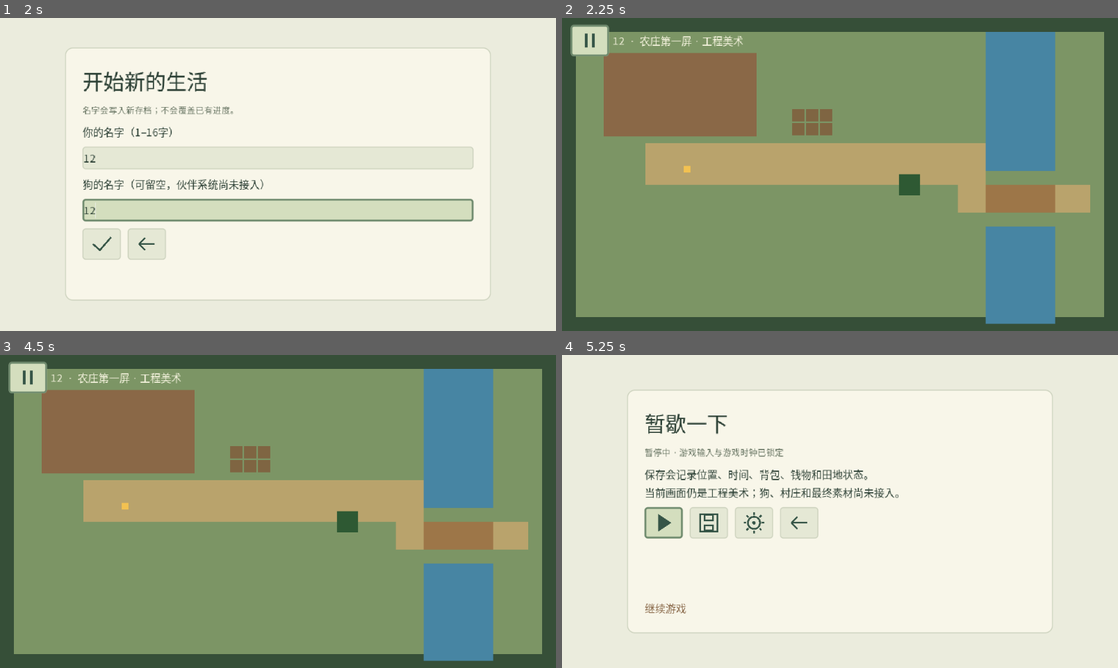
Above: before the commit, frames 1-4 (two rows, left to right).
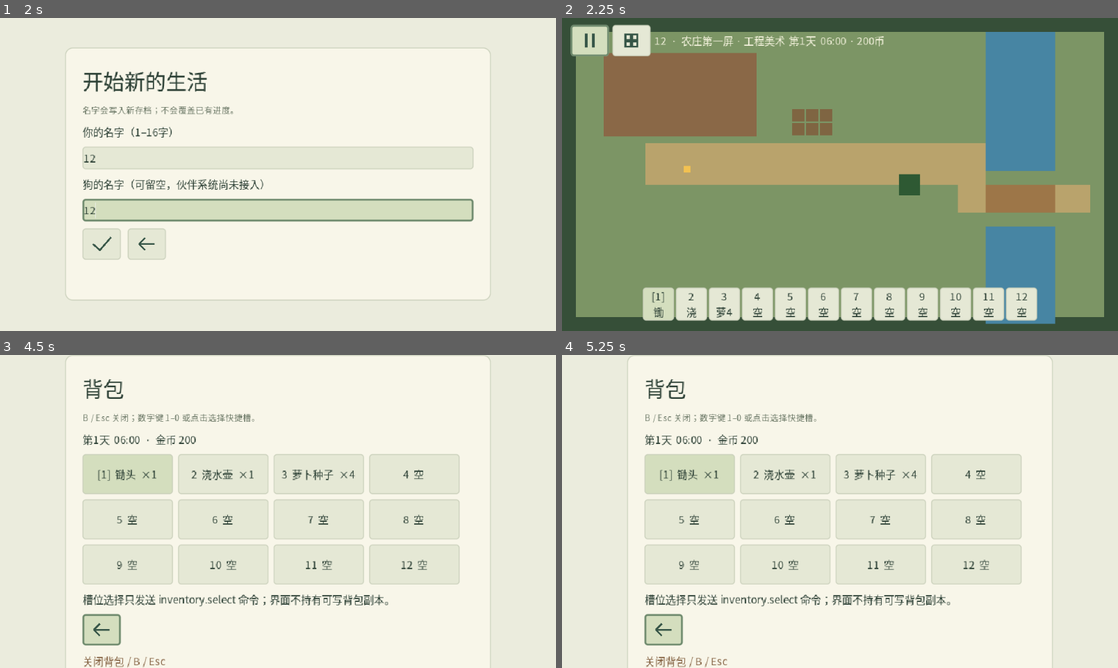
Above: after the commit, the same moments.

Repository: natefox2017/qingfeng
Game: Godot game, scene res://app/main.tscn
Two runs of this game, one before a commit and one after it. Both use one fixed random seed, a clock stepped at 60 frames per second and the inputs below.
Inputs (mouse positions are in pixels of both pictures, inside the frame that each line leads up to; where the layout moved, square brackets give the same spot in the first picture):
- Up to frame 1 (2 s): click (144, 187) at 0.52 s; click (278, 158) at 1.27 s; type "12" at 1.35 s; click (278, 208) at 1.5 s; type "12" at 1.58 s
- Up to frame 2 (2.25 s): click (662, 243) at 2.02 s
- Up to frame 3 (4.5 s): click (27, 376) at 2.77 s; click (100, 524) at 3.52 s; click (66, 376) at 4.27 s
- Up to frame 4 (5.25 s): click (689, 473) [589, 376] at 5 s

Frame 1 is identical in both runs. In frame 2, 8.5% of the frame differs, in the area x 9-86%, y 2-97%; in frame 3, 100%, in the area x 0-100%, y 0-100%; in frame 4, 9.5%.

Commit message:
Bind live HUD quickbar and backpack to GameplaySession (#28)
* Add item display names to content version

* Validate item display names in content catalog

* Expose item display metadata in gameplay projection

* Add backpack and quick-slot input actions

* Wire backpack and quick-slot UI intents to gameplay commands

* Render live HUD quickbar and backpack from projection

* Add native inventory action glyph

* Test live quickbar backpack and keyboard selection

Diff:
--- a/game/app/gameplay_session.gd
+++ b/game/app/gameplay_session.gd
@@ -118,9 +118,21 @@
 			"is_paused":clock.is_paused()
 		},
 		"inventory":inventory.projection(),
+		"items":_item_projection(),
 		"wallet":wallet.projection(),
 		"farm":farm.projection()
 	}
+
+func _item_projection() -> Dictionary:
+	var result: Dictionary = {}
+	for item_id: Variant in content.items:
+		var item: Dictionary = content.items[item_id]
+		result[String(item_id)] = {
+			"display_name":String(item.display_name),
+			"buy_price":int(item.buy_price),
+			"sell_price":int(item.sell_price)
+		}
+	return result
 
 func snapshot() -> Dictionary:
 	if not is_configured():
--- a/game/app/main.gd
+++ b/game/app/main.gd
@@ -14,7 +14,8 @@
 const FARM_ROOM := "res://world/farm_first_screen.tscn"
 const DEFAULT_ROOM := LEGACY_ROOM
 const MOVEMENT_ACTIONS := [&"move_left", &"move_right", &"move_up", &"move_down"]
-const GAMEPLAY_PAUSE_OWNERS := [&"pause_menu", &"focus"]
+const GAMEPLAY_PAUSE_OWNERS := [&"pause_menu", &"inventory", &"focus"]
+const QUICK_SLOT_ACTIONS := [&"select_slot_1",&"select_slot_2",&"select_slot_3",&"select_slot_4",&"select_slot_5",&"select_slot_6",&"select_slot_7",&"select_slot_8",&"select_slot_9",&"select_slot_0"]
 
 enum State { TITLE, LOADING, WORLD }
 
@@ -38,6 +39,7 @@
 var _focus_action := ""
 var _names := {"player_name":"", "dog_name":""}
 var _import_envelope: Dictionary = {}
+var _ui_command_serial: int = 0
 
 @onready var view: Control = $Interface/Screen
 
@@ -215,6 +217,7 @@
 		room.queue_free()
 	room = null
 	locks.set_locked(&"pause_menu", false)
+	locks.set_locked(&"inventory", false)
 	_clear_movement()
 	_update_interface()
 
@@ -239,10 +242,25 @@
 		set_application_focused(true)
 
 func _unhandled_key_input(event: InputEvent) -> void:
-	if event.is_echo() or not event.is_action_pressed("pause_menu"):
+	if event.is_echo():
+		return
+	if event.is_action_pressed("inventory_menu"):
+		if state == State.WORLD and gameplay_session != null and not locks.has_owner(&"pause_menu") and not locks.has_owner(&"focus"):
+			set_inventory_menu(not locks.has_owner(&"inventory"))
+			get_viewport().set_input_as_handled()
+		return
+	if state == State.WORLD and gameplay_session != null and not locks.has_owner(&"pause_menu") and not locks.has_owner(&"focus"):
+		for index in range(QUICK_SLOT_ACTIONS.size()):
+			if event.is_action_pressed(QUICK_SLOT_ACTIONS[index]):
+				_select_inventory_slot(index)
+				get_viewport().set_input_as_handled()
+				return
+	if not event.is_action_pressed("pause_menu"):
 		return
 	if view.file_dialog.visible:
 		view.file_dialog.hide()
+	elif locks.has_owner(&"inventory"):
+		set_inventory_menu(false)
 	elif _page == "display_confirm":
 		_on_action("revert_settings",{})
 	elif _page == "settings":
@@ -255,6 +273,34 @@
 		_on_action("back",{})
 	get_viewport().set_input_as_handled()
 
+func set_inventory_menu(enabled: bool) -> void:
+	if state != State.WORLD or gameplay_session == null or not gameplay_session.is_configured():
+		return
+	locks.set_locked(&"inventory",enabled)
+	_page = "inventory" if enabled else "title"
+	_update_interface()
+
+func _select_inventory_slot(slot_index: int) -> void:
+	if state != State.WORLD or gameplay_session == null or not gameplay_session.is_configured():
+		return
+	var projection: Dictionary = gameplay_session.projection()
+	if not projection.ok or slot_index < 0 or slot_index >= int(projection.inventory.capacity):
+		return
+	_ui_command_serial += 1
+	var command := {
+		"protocol_version":1,
+		"command_id":"ui.select.%d" % _ui_command_serial,
+		"session_id":str(active_snapshot.get("session_id","")),
+		"actor_id":"actor.player",
+		"action":"inventory.select",
+		"expected_revision":int(projection.inventory.revision),
+		"payload":{"slot_index":slot_index}
+	}
+	var result: Dictionary = gameplay_session.execute(command)
+	if not result.ok:
+		last_error = "无法选择物品栏："+result.error_code
+	_update_interface()
+
 func _apply_input() -> void:
 	var enabled: bool = state == State.WORLD and not locks.is_locked()
 	_clear_movement()
@@ -281,8 +327,13 @@
 	var page := _page
 	if state == State.LOADING:
 		page = "loading"
-	elif state == State.WORLD and _page not in ["settings","display_confirm"]:
-		page = "pause" if locks.has_owner(&"pause_menu") else "world"
+	elif state == State.WORLD:
+		if _page in ["settings","display_confirm"]:
+			page = _page
+		elif locks.has_owner(&"inventory"):
+			page = "inventory"
+		else:
+			page = "pause" if locks.has_owner(&"pause_menu") else "world"
 	var has_gameplay: bool = gameplay_session != null and gameplay_session.is_configured()
 	var context := {
 		"error":last_error,
@@ -338,7 +389,7 @@
 		return
 	if action in ["confirm_settings","revert_settings"] and _page != "display_confirm":
 		return
-	if action in ["pause","resume","save","save_return"] and state != State.WORLD:
+	if action in ["pause","resume","save","save_return","inventory","close_inventory","select_slot"] and state != State.WORLD:
 		return
 	if state == State.LOADING and action not in ["cancel_load","quit"]:
 		return
@@ -442,6 +493,12 @@
 					_focus_action = "load"
 		"cancel_load":
 			return_to_title()
+		"inventory":
+			set_inventory_menu(true)
+		"close_inventory":
+			set_inventory_menu(false)
+		"select_slot":
+			_select_inventory_slot(int(payload.get("slot_index",-1)))
 		"pause":
 			set_pause_menu(true)
 		"resume":
@@ -464,6 +521,8 @@
 func _close_requested() -> void:
 	if state == State.WORLD:
 		settings.revert()
+		if locks.has_owner(&"inventory"):
+			locks.set_locked(&"inventory",false)
 		_page = "title"
 		set_pause_menu(true)
 		last_error = "请保存并返回标题后退出，以免丢失未保存的进度。"
--- a/game/content/content_catalog.gd
+++ b/game/content/content_catalog.gd
@@ -63,9 +63,11 @@
 		if not (item_id is String) or not String(item_id).begins_with("item."):
 			return false
 		var item: Variant = data.items[item_id]
-		if not _exact_keys(item, ["stack_limit","buy_price","sell_price"]):
+		if not _exact_keys(item, ["stack_limit","buy_price","sell_price","display_name"]):
 			return false
 		if not _positive_int(item.stack_limit) or not _nonnegative_int(item.buy_price) or not _nonnegative_int(item.sell_price):
+			return false
+		if not (item.display_name is String) or item.display_name.is_empty() or item.display_name.length() > 24:
 			return false
 	if not (data.crops is Dictionary) or data.crops.is_empty():
 		return false
--- a/game/content/first_playable_v1.json
+++ b/game/content/first_playable_v1.json
@@ -18,22 +18,26 @@
     "item.hoe": {
       "stack_limit": 1,
       "buy_price": 0,
-      "sell_price": 0
+      "sell_price": 0,
+      "display_name": "锄头"
     },
     "item.watering_can": {
       "stack_limit": 1,
       "buy_price": 0,
-      "sell_price": 0
+      "sell_price": 0,
+      "display_name": "浇水壶"
     },
     "item.radish_seed": {
       "stack_limit": 99,
       "buy_price": 20,
-      "sell_price": 0
+      "sell_price": 0,
+      "display_name": "萝卜种子"
     },
     "item.radish": {
       "stack_limit": 99,
       "buy_price": 0,
-      "sell_price": 35
+      "sell_price": 35,
+      "display_name": "萝卜"
     }
   },
   "crops": {
@@ -46,9 +50,18 @@
   },
   "new_game": {
     "initial_items": [
-      {"item_id": "item.hoe", "quantity": 1},
-      {"item_id": "item.watering_can", "quantity": 1},
-      {"item_id": "item.radish_seed", "quantity": 4}
+      {
+        "item_id": "item.hoe",
+        "quantity": 1
+      },
+      {
+        "item_id": "item.watering_can",
+        "quantity": 1
+      },
+      {
+        "item_id": "item.radish_seed",
+        "quantity": 4
+      }
     ]
   }
 }
--- a/game/project.godot
+++ b/game/project.godot
@@ -27,3 +27,14 @@
 move_up={"deadzone":0.2,"events":[Object(InputEventKey,"physical_keycode":87),Object(InputEventKey,"physical_keycode":4194320)]}
 move_down={"deadzone":0.2,"events":[Object(InputEventKey,"physical_keycode":83),Object(InputEventKey,"physical_keycode":4194322)]}
 pause_menu={"deadzone":0.2,"events":[Object(InputEventKey,"physical_keycode":4194305)]}
+inventory_menu={"deadzone":0.2,"events":[Object(InputEventKey,"physical_keycode":66)]}
+select_slot_1={"deadzone":0.2,"events":[Object(InputEventKey,"physical_keycode":49)]}
+select_slot_2={"deadzone":0.2,"events":[Object(InputEventKey,"physical_keycode":50)]}
+select_slot_3={"deadzone":0.2,"events":[Object(InputEventKey,"physical_keycode":51)]}
+select_slot_4={"deadzone":0.2,"events":[Object(InputEventKey,"physical_keycode":52)]}
+select_slot_5={"deadzone":0.2,"events":[Object(InputEventKey,"physical_keycode":53)]}
+select_slot_6={"deadzone":0.2,"events":[Object(InputEventKey,"physical_keycode":54)]}
+select_slot_7={"deadzone":0.2,"events":[Object(InputEventKey,"physical_keycode":55)]}
+select_slot_8={"deadzone":0.2,"events":[Object(InputEventKey,"physical_keycode":56)]}
+select_slot_9={"deadzone":0.2,"events":[Object(InputEventKey,"physical_keycode":57)]}
+select_slot_0={"deadzone":0.2,"events":[Object(InputEventKey,"physical_keycode":48)]}
--- a/game/tests/entry_pages_test.gd
+++ b/game/tests/entry_pages_test.gd
@@ -119,6 +119,22 @@
 	var initial_save:Dictionary=app.store.read_save(app.active_save_id)
 	check(initial_save.ok and int(initial_save.envelope.schema_version)==2 and initial_save.envelope.snapshot.gameplay.inventory.slots.size()==12,"new game persists full gameplay schema")
 	check(app.gameplay_session.inventory.quantity_of("item.radish_seed")==4 and app.gameplay_session.wallet.money==200,"new game uses authoritative content-version inventory and wallet")
+	check(app.view.quickbar != null and app.view.quickbar.get_child_count()==12 and app.view.buttons.has("inventory"),"world HUD renders twelve live quick slots and backpack action")
+	check(app.view.wallet_label != null and app.view.wallet_label.text.contains("200"),"world HUD projects authoritative wallet value")
+	check(app.gameplay_session.projection().items["item.hoe"].display_name=="锄头","item display name comes from content-version projection")
+	app._on_action("select_slot",{"slot_index":2})
+	check(app.gameplay_session.inventory.selected_slot_index==2 and app.view.quickbar.get_child(2).text.begins_with("[3]"),"click intent selects slot through inventory command and rerenders selection")
+	var b_key:=InputEventKey.new();b_key.physical_keycode=KEY_B;b_key.pressed=true
+	check(InputMap.event_is_action(b_key,"inventory_menu"),"B is mapped to backpack input")
+	app._unhandled_key_input(b_key)
+	check(app.locks.has_owner(&"inventory") and app.gameplay_session.clock.is_paused() and app.view.title.text=="背包","B opens backpack and owns input/clock pause")
+	var two_key:=InputEventKey.new();two_key.physical_keycode=KEY_2;two_key.pressed=true
+	check(InputMap.event_is_action(two_key,"select_slot_2"),"number key is mapped to quick-slot selection")
+	app._unhandled_key_input(two_key)
+	check(app.gameplay_session.inventory.selected_slot_index==1 and app.locks.has_owner(&"inventory"),"number selection uses command while backpack remains topmost")
+	var escape_inventory:=InputEventKey.new();escape_inventory.physical_keycode=KEY_ESCAPE;escape_inventory.pressed=true
+	app._unhandled_key_input(escape_inventory)
+	check(not app.locks.has_owner(&"inventory") and not app.gameplay_session.clock.is_paused() and app.room.get_player().is_input_enabled,"Esc closes only backpack and releases its pause token")
 	var till_command:Dictionary={
 		"protocol_version":1,"command_id":"entry-till","session_id":app.active_snapshot.session_id,
 		"actor_id":"actor.player","action":"farm.till","expected_revision":app.gameplay_session.farm.revision,
--- a/game/ui/pages/menu_view.gd
+++ b/game/ui/pages/menu_view.gd
@@ -11,6 +11,8 @@
 var panel: PanelContainer
 var center: CenterContainer
 var hud: HBoxContainer
+var quickbar: HBoxContainer
+var wallet_label: Label
 var player_name: LineEdit
 var dog_name: LineEdit
 var volume: HSlider
@@ -45,6 +47,8 @@
 func clear_page() -> void:
 	for child in body.get_children(): body.remove_child(child);child.queue_free()
 	for child in hud.get_children(): hud.remove_child(child);child.queue_free()
+	if is_instance_valid(quickbar): remove_child(quickbar);quickbar.queue_free()
+	quickbar=null;wallet_label=null
 	buttons.clear();_first_button=null;player_name=null;dog_name=null;countdown=null
 	notice.text="";panel.visible=true;get_node("Backdrop").visible=true
 
@@ -67,6 +71,47 @@
 	parent.add_child(node);buttons[action]=node
 	if _first_button == null and enabled:_first_button=node
 	return node
+
+func _slot_button(parent: Node, slot_index: int, slot: Variant, items: Dictionary, selected: bool, compact: bool) -> Button:
+	var node := Button.new()
+	var number_text := "[%d]" % (slot_index+1) if selected else "%d" % (slot_index+1)
+	var display_name := "空"
+	var quantity := 0
+	if slot != null:
+		var metadata: Dictionary = items.get(String(slot.item_id),{})
+		display_name = str(metadata.get("display_name",slot.item_id))
+		quantity = int(slot.quantity)
+	if compact:
+		var short_name := "空" if slot == null else display_name.left(1)
+		node.text = number_text+"\n"+short_name+("" if quantity <= 1 else str(quantity))
+		node.custom_minimum_size = Vector2(36,38)
+	else:
+		node.text = number_text+"  "+display_name+("" if quantity <= 0 else "  ×"+str(quantity))
+		node.custom_minimum_size = Vector2(104,46)
+	node.toggle_mode = true
+	node.button_pressed = selected
+	var description := "槽位 %d：%s" % [slot_index+1, display_name if slot == null else display_name+" ×"+str(quantity)]
+	node.tooltip_text = description
+	node.accessibility_name = description+("，已选中" if selected else "")
+	node.pressed.connect(func():emit_action("select_slot",{"slot_index":slot_index}))
+	node.mouse_entered.connect(func():notice.text=description)
+	node.focus_entered.connect(func():notice.text=description)
+	parent.add_child(node)
+	return node
+
+func _clock_text(clock: Dictionary) -> String:
+	var minute_of_day := int(clock.get("minute_of_day",0))
+	return "第%d天  %02d:%02d" % [int(clock.get("day",1)),minute_of_day/60,minute_of_day%60]
+
+func _build_quickbar(gameplay: Dictionary) -> void:
+	var inventory: Dictionary = gameplay.inventory
+	var items: Dictionary = gameplay.items
+	quickbar = HBoxContainer.new()
+	quickbar.position = Vector2(93,310)
+	quickbar.add_theme_constant_override("separation",2)
+	add_child(quickbar)
+	for index in range(inventory.slots.size()):
+		_slot_button(quickbar,index,inventory.slots[index],items,index==inventory.selected_slot_index,true)
 
 func show_page(page: String, context: Dictionary) -> void:
 	clear_page()
@@ -125,10 +170,28 @@
 			else:
 				label("这是旧入口碰撞测试存档；只保存身份和测试场位置。")
 			var actions:=row();button(actions,"resume","resume","继续游戏");button(actions,"save","save","保存到新的独立文件",{},context.get("can_save",false));button(actions,"settings","settings","设置");button(actions,"save_return","back","保存并返回标题",{},context.get("can_save",false))
+		"inventory":
+			title.text="背包";subtitle.text="B / Esc 关闭；数字键 1–0 或点击选择快捷槽。"
+			var gameplay: Dictionary = context.get("gameplay",{})
+			if gameplay.get("ok",false):
+				label(_clock_text(gameplay.clock)+"  ·  金币 "+str(gameplay.wallet.money))
+				var grid:=GridContainer.new();grid.columns=4;grid.add_theme_constant_override("h_separation",6);grid.add_theme_constant_override("v_separation",6);body.add_child(grid)
+				for index in range(gameplay.inventory.slots.size()):
+					_slot_button(grid,index,gameplay.inventory.slots[index],gameplay.items,index==gameplay.inventory.selected_slot_index,false)
+				label("槽位选择只发送 inventory.select 命令；界面不持有可写背包副本。")
+			else:
+				label("当前存档没有玩法背包状态。")
+			button(row(),"close_inventory","back","关闭背包 / B / Esc")
 		"world":
 			panel.hide();get_node("Backdrop").hide()
 			button(hud,"pause","pause","暂停 / Esc")
+			if context.get("has_gameplay",false):
+				button(hud,"inventory","inventory","背包 / B")
 			var text:=Label.new();text.text=context.get("player_name","")+"  ·  "+str(context.get("world_label","世界"));text.add_theme_color_override("font_color",UI_THEME.COLOR_HUD_TEXT);hud.add_child(text)
+			var gameplay: Dictionary = context.get("gameplay",{})
+			if gameplay.get("ok",false):
+				wallet_label=Label.new();wallet_label.text=_clock_text(gameplay.clock)+" · "+str(gameplay.wallet.money)+"币";wallet_label.add_theme_color_override("font_color",UI_THEME.COLOR_HUD_TEXT);hud.add_child(wallet_label)
+				_build_quickbar(gameplay)
 	if not context.get("error","").is_empty():notice.text=context.error
 	var preferred_action := str(context.get("focus_action",""))
 	if not preferred_action.is_empty() and buttons.has(preferred_action):
--- a/game/ui/widgets/action_button.gd
+++ b/game/ui/widgets/action_button.gd
@@ -22,6 +22,10 @@
 			draw_rect(Rect2(center-Vector2(10,10),Vector2(20,20)),color,false,2)
 			draw_rect(Rect2(center-Vector2(5,9),Vector2(10,6)),color,false,2)
 			draw_rect(Rect2(center+Vector2(-5,3),Vector2(10,6)),color,false,2)
+		"inventory":
+			for x in [-7,1]:
+				for y in [-7,1]:
+					draw_rect(Rect2(center+Vector2(x,y),Vector2(6,6)),color,false,2)
 		"settings":
 			draw_arc(center,7,0,TAU,24,color,2)
 			for i in 8:
